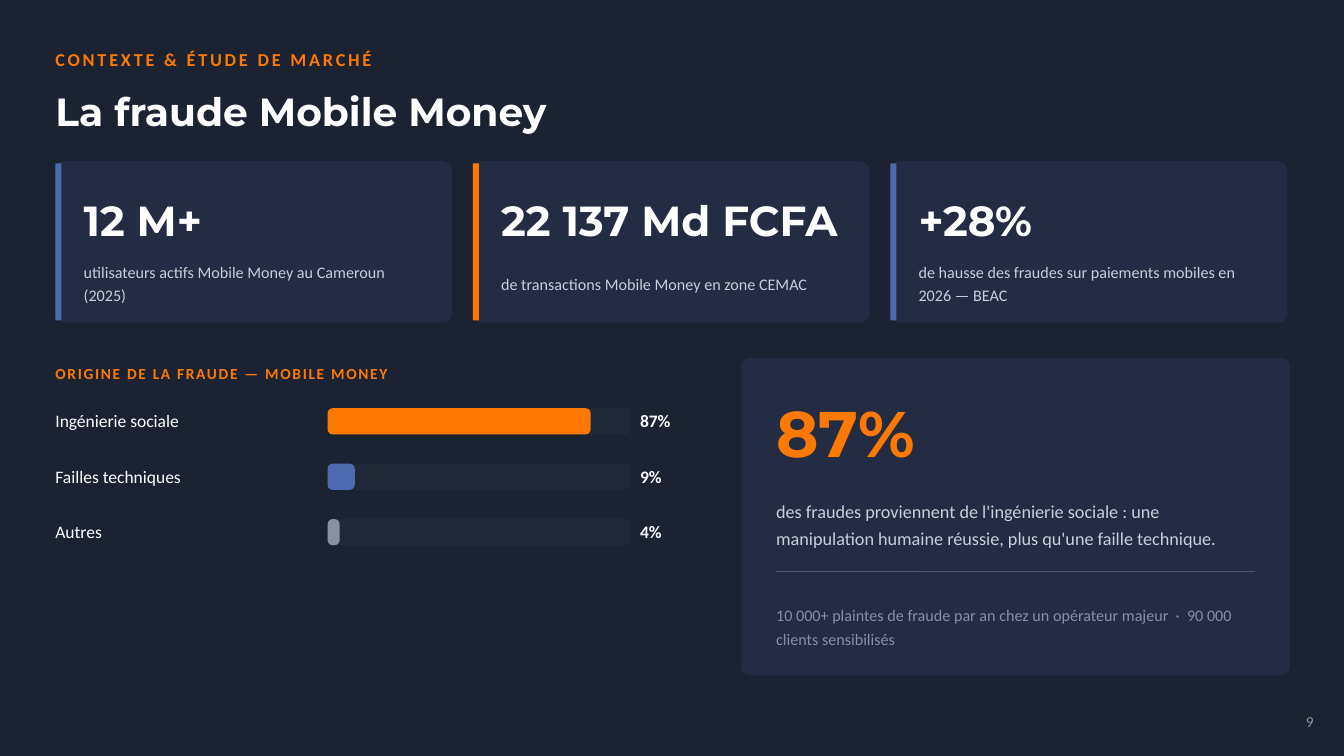
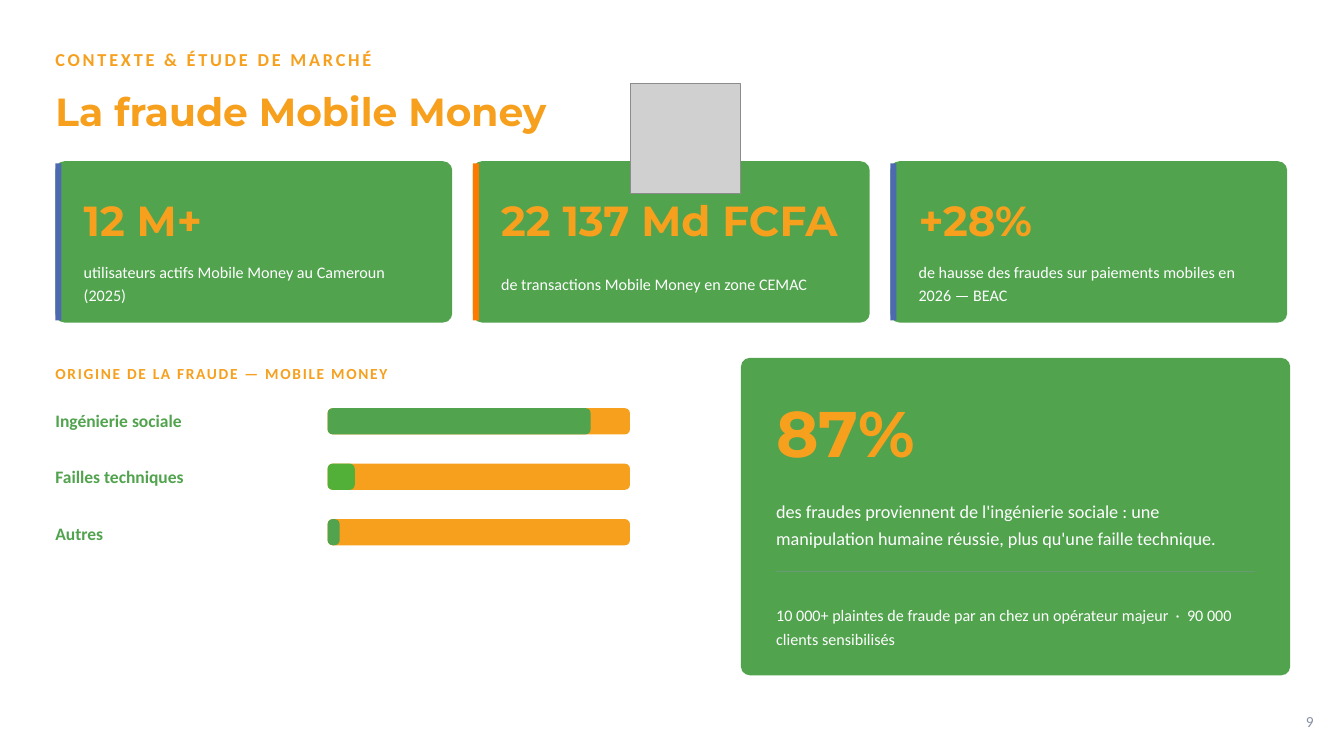
Before and after one commit to kwismo-support/Kwismo, a slide deck: slide 9 of cadrage/KWISMO_Presentation.pptx. Drawn at 1344x756 pixels with LibreOffice and Linux fonts; fonts in the diff are those of the drawing; grey boxes stand for pictures; background and template pictures are left out. Boxes give left, top, right and bottom in pixels: in the first picture for what was removed or moved away, otherwise in the second. Text is boxed around its words. In the diff, an @@ line names an element or a change of style, - is before the commit and + after.

```diff
--- a/cadrage/KWISMO_Presentation.pptx
+++ b/cadrage/KWISMO_Presentation.pptx
@@ background picture (left out) to #FFFFFF @@
@@ picture added at [631,84,741,194] @@
@@ text colour #FFFFFF to #F6A01E in 4 elements at [55,95,546,134], [84,206,202,236], [501,205,837,237], [919,206,1032,237] @@
@@ fill #232C42 to #51A34E in 4 elements at [55,161,453,323], [473,161,870,323], [890,161,1288,323], [741,358,1291,676] @@
@@ text colour #FF7900 to #F6A01E in 3 elements at [55,51,371,66], [198,267,293,281], [776,411,915,458] @@
@@ rounded rectangle at [328,408,591,435]: fill #FF7900 to #51A34E @@
@@ text removed at [640,415,670,427] @@
-87%
@@ rounded rectangle at [328,464,355,490]: fill #4D6AB1 to #52B038 @@
@@ text removed at [640,471,662,483] @@
-9%
@@ text colour #C9CEDA to #FFFFFF in 4 elements at [84,267,385,303], [501,279,807,293], [919,267,1234,301], [776,505,1216,548] @@
@@ text colour #FFFFFF to #51A34E, bold on in 3 elements at [55,414,182,430], [55,470,183,486], [55,528,103,540] @@
@@ fill #1F2739 to #F6A01E in 3 elements at [328,408,630,435], [328,464,630,490], [328,519,630,545] @@
@@ rounded rectangle at [328,519,340,545]: fill #8891A3 to #51A34E @@
@@ text removed at [640,526,662,538] @@
-4%
@@ text "10 000+ plaintes de fraude ..." at [776,610,1231,645]: text colour #8891A3 to #FFFFFF @@
```
Also in this commit, not shown: 24 other slides changed, 3 other files.
